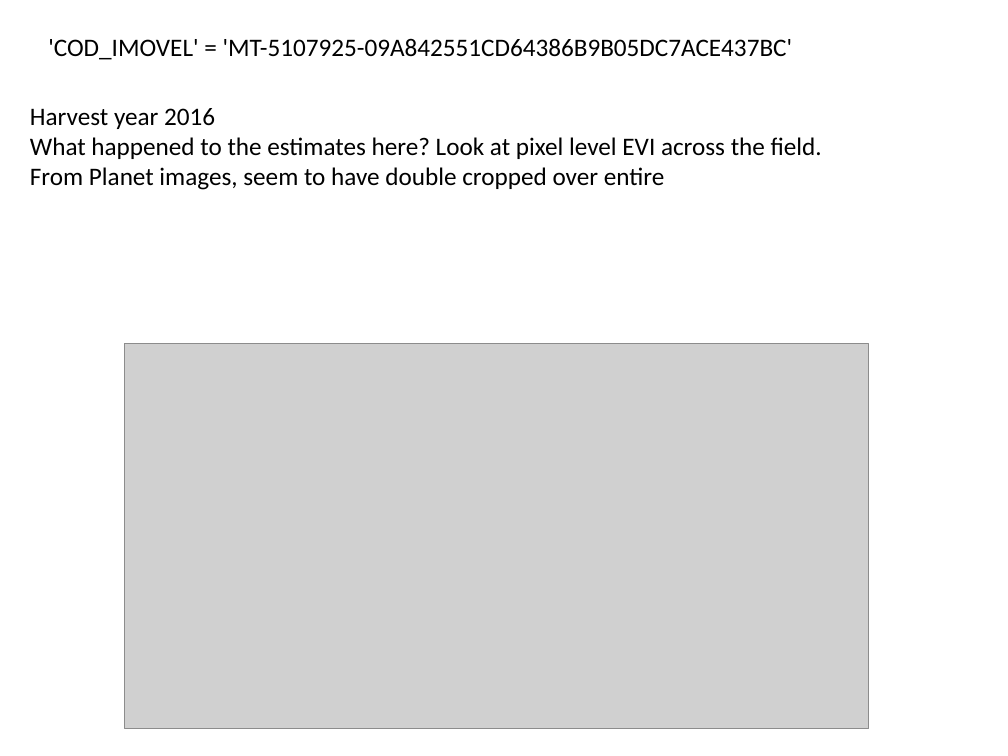
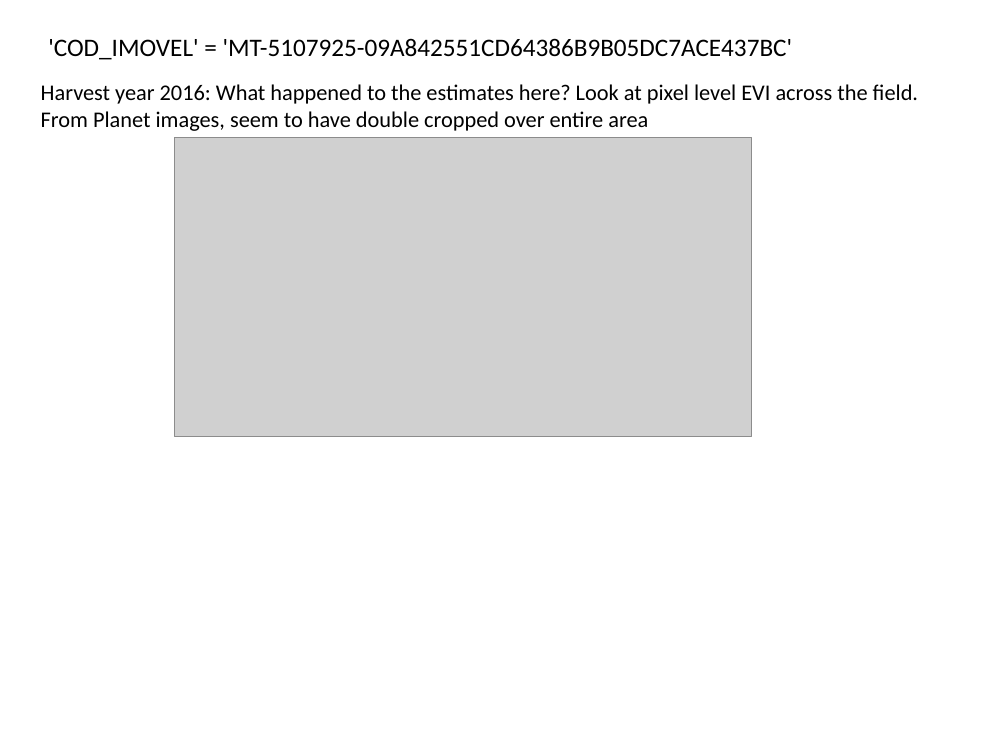
Before and after one commit to minghui-zhang/Meeting, a slide deck: slide 6 of January 4 2018.pptx (slide 7 before the commit). Drawn at 1008x756 pixels with LibreOffice and Linux fonts; fonts in the diff are those of the drawing; grey boxes stand for pictures. Boxes give left, top, right and bottom in pixels: in the first picture for what was removed or moved away, otherwise in the second. Text is boxed around its words. In the diff, an @@ line names an element or a change of style, - is before the commit and + after.

```diff
--- a/January 4 2018.pptx
+++ b/January 4 2018.pptx
@@ text at [41, 84, 918, 131]: text changed; size 18 to 16 pt @@
-Harvest year 2016
-What happened to the estimates here? Look at pixel level EVI across the field.
-From Planet images, seem to have double cropped over entire
+Harvest year 2016: What happened to the estimates here? Look at pixel level EVI across the field.
+From Planet images, seem to have double cropped over entire area
@@ picture: place and size @@
-picture at [125, 344, 869, 729]
+picture at [174, 137, 752, 436]
```
Also in this commit, not shown: 13 other slides changed, 4 slides added, 2 slides removed.
